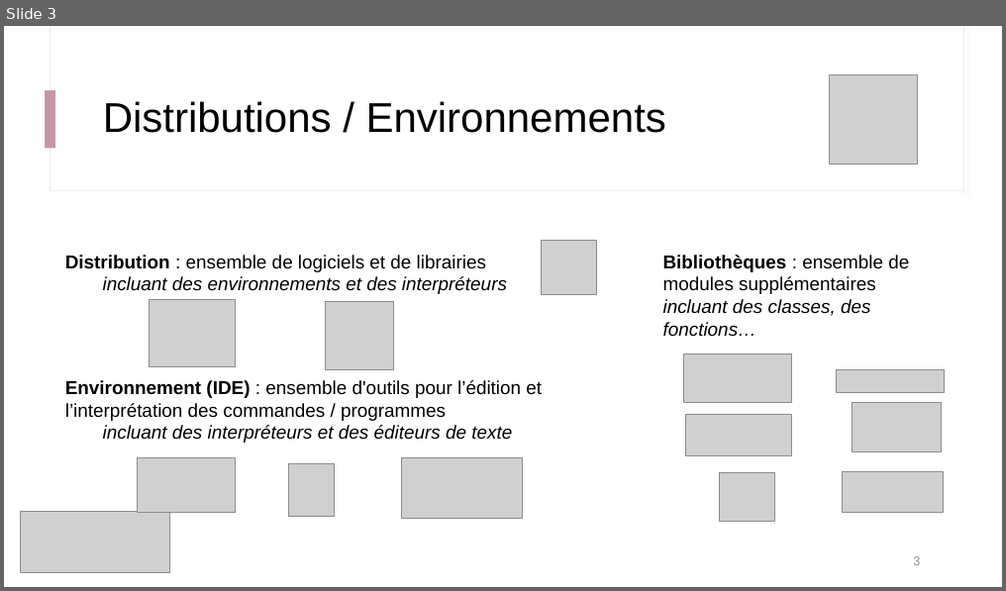
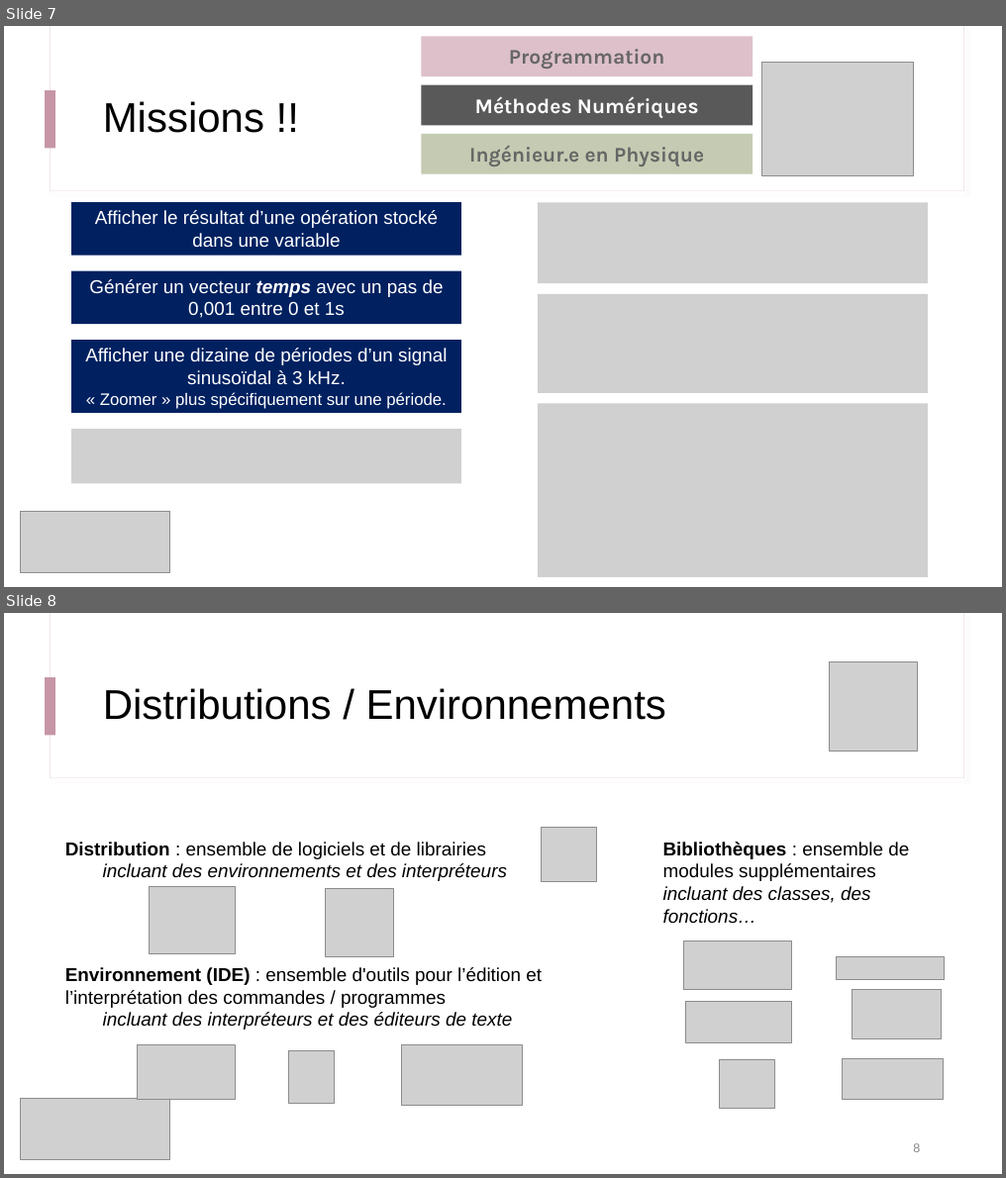
Before and after one commit to IOGS-Digital-Methods/semester-5, a slide deck: ONIP/onip_b1_methodes_numeriques/seance1_demistifier_python/B1_s1_1_Demystifier_Python.pptx. Shown one above the other, each under a label of ours: slide 3 before the commit, slides 7 and 8 after it. The pictures are 1006x591 and 1006x1178 pixels, drawn with LibreOffice and Linux fonts; fonts in the diff are those of the drawing; grey boxes stand for pictures. Boxes give left, top, right and bottom in pixels: in the first picture for what was removed or moved away, otherwise in the second. Text is boxed around its words. In the diff, an @@ line names an element or a change of style, - is before the commit and + after.

```diff
--- a/ONIP/onip_b1_methodes_numeriques/seance1_demistifier_python/B1_s1_1_Demystifier_Python.pptx
+++ b/ONIP/onip_b1_methodes_numeriques/seance1_demistifier_python/B1_s1_1_Demystifier_Python.pptx
@@ slide 7 added at bbox=[4, 26, 1002, 587], background #FFFFFF; not listed: 3 template elements that a slide beside it also shows @@
@@ rectangle added at bbox=[421, 37, 752, 76], fill #DDC0CA, 20 pt, text #666666, bold @@
+Programmation
@@ picture added at bbox=[762, 62, 914, 175] @@
@@ title added at bbox=[103, 101, 264, 133], 40 pt, text #000000 @@
+Missions !!
@@ rectangle added at bbox=[421, 85, 752, 126], fill #595959, 20 pt, text #FFFFFF, bold @@
+Méthodes Numériques
@@ rectangle added at bbox=[421, 134, 752, 174], fill #C4CBB2, 20 pt, text #666666, bold @@
+Ingénieur.e en Physique
@@ rectangle added at bbox=[71, 202, 461, 256], fill #002060, 18 pt, text #FFFFFF @@
+Afficher le résultat d’une opération stocké dans une variable
@@ picture added at bbox=[538, 202, 928, 283] @@
@@ rectangle added at bbox=[71, 272, 461, 325], fill #002060, 18 pt, text #FFFFFF @@
+Générer un vecteur temps avec un pas de 0,001 entre 0 et 1s
@@ picture added at bbox=[538, 294, 928, 393] @@
@@ rectangle added at bbox=[71, 341, 461, 414], fill #002060, 18 pt, text #FFFFFF @@
+Afficher une dizaine de périodes d’un signal sinusoïdal à 3 kHz.
+« Zoomer » plus spécifiquement sur une période.
@@ picture added at bbox=[538, 403, 928, 577] @@
@@ picture added at bbox=[71, 429, 461, 483] @@
@@ picture added at bbox=[21, 512, 170, 573] @@
@@ what was slide 3 is now slide 8 @@
```
Also in this commit, not shown: 1 slide changed, 4 other slides added, 1 other file.
